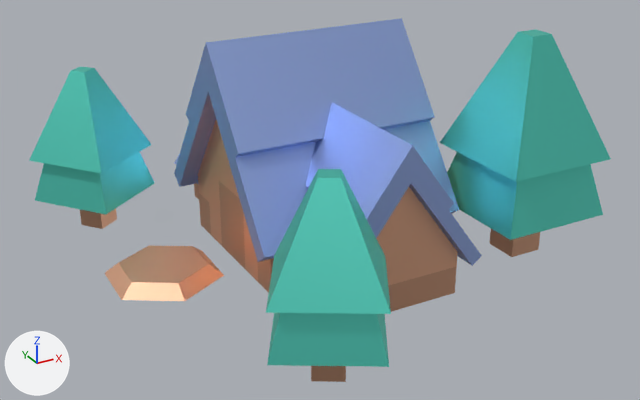
One commit to the FBX model Shata/Assets/Level/Building/Resources/Models/Townhalllvl1.fbx: the scene before it, then after it.
Rendered twice from a 50 mm lens placed at (-0.675, -1.264, 0.904), pointed at (-0.026, -0.084, 0.314). Every picture has the same lights, and +X, +Y and +Z are marked at lower left. Where no turn or scale is listed for an object, it has been applied to the vertices.

Names of what the first picture shows: 'Building', 'Path', 'Tree1', 'Tree2', 'Tree3'.
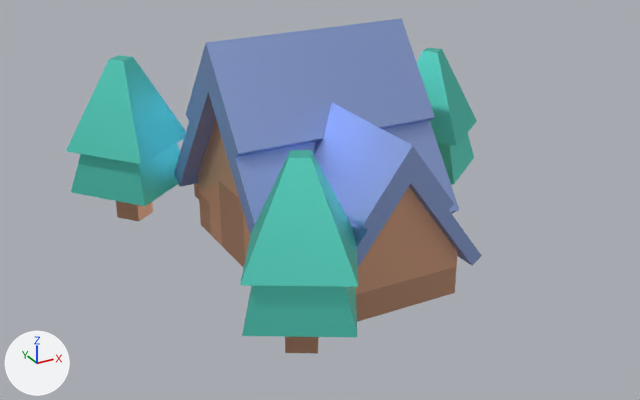
Changed parts and their boxes (x1, y1, x2, y2) in the pictures (640 x 400 px):
'Tree2', moved, turned, rescaled
    before: (440, 29, 611, 257)
    after: (417, 48, 477, 184)
'Tree3', moved
    before: (266, 169, 391, 382)
    after: (240, 150, 358, 353)
'Tree1', moved, rescaled
    before: (29, 67, 154, 229)
    after: (66, 55, 186, 221)
'Path', deleted
    before: (105, 245, 224, 301)

Diff of the bpy script that builds the scene:
```diff
--- a/Shata/Assets/Level/Building/Resources/Models/Townhalllvl1.fbx.py
+++ b/Shata/Assets/Level/Building/Resources/Models/Townhalllvl1.fbx.py
@@ ob_tree3 @@
 ob_tree3 = bpy.data.objects.new('Tree3', me_mesh_089)
-ob_tree3.location = (-0.173, -0.375, 0.2)
+ob_tree3.location = (-0.173, -0.297, 0.2)
@@ ob_tree2 @@
 ob_tree2 = bpy.data.objects.new('Tree2', me_mesh_088)
-ob_tree2.location = (0.3, -0.2, 0.2)
-ob_tree2.rotation_euler = (1.571, 0.0, 0.0)  # degrees (90, 0, 0)
-ob_tree2.scale = (0.1, 0.1, 0.1)
+ob_tree2.location = (0.3, 0.072, 0.2)
+ob_tree2.rotation_euler = (1.571, 0.0, 0.663)  # degrees (90, 0, 38)
+ob_tree2.scale = (0.077, 0.077, 0.077)
@@ ob_path @@
-ob_path = bpy.data.objects.new('Path', me_mesh_090)
-ob_path.location = (-0.275, 0.0, 0.2)
@@ ob_tree1 @@
 ob_tree1 = bpy.data.objects.new('Tree1', me_mesh_087)
-ob_tree1.location = (-0.311, 0.253, 0.2)
+ob_tree1.location = (-0.242, 0.253, 0.2)
 ob_tree1.rotation_euler = (1.571, 0.0, 0.663)  # degrees (90, 0, 38)
-ob_tree1.scale = (0.077, 0.077, 0.077)
+ob_tree1.scale = (0.08, 0.08, 0.08)
```
